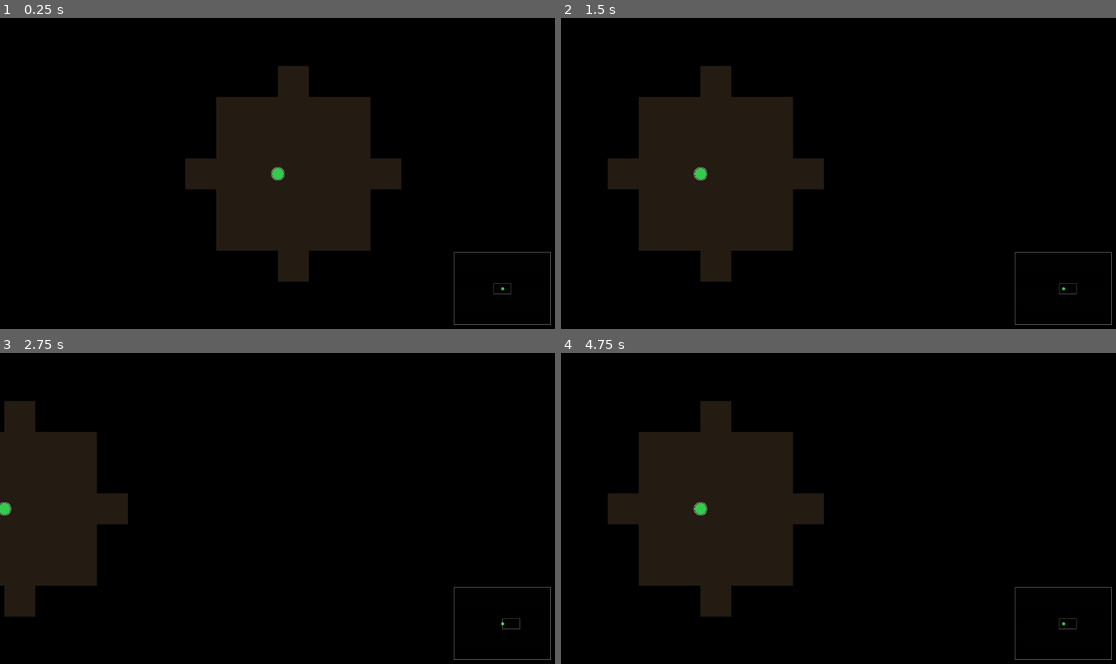
Above: before the commit, frames 1-4 (two rows, left to right).
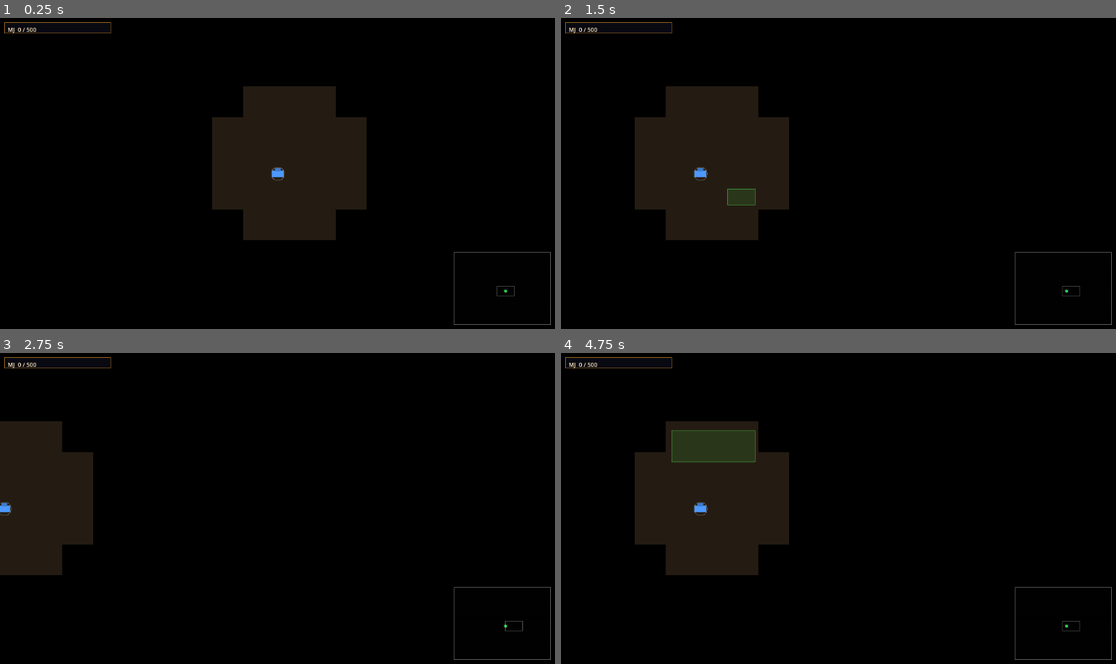
Above: after the commit, the same moments.

Repository: AkshayAshokCode/MechaRTS
Game: Godot game, scene res://scenes/Match.tscn
Same seed, same stepped clock (60 frames per second), same inputs: the game is played once before the commit and once after it.
Inputs (mouse positions are in pixels of both pictures, inside the frame that each line leads up to):
- Up to frame 1 (0.25 s): no input
- Up to frame 2 (1.5 s): tap Enter at 0.5 s; move the mouse to (960, 157) at 0.52 s; hold D 0.53-1.25 s; click (960, 157) at 0.67 s; drag from (727, 189) to (810, 235) at 1.27 s
- Up to frame 3 (2.75 s): move the mouse to (333, 440) at 2.02 s; hold D from 2.03 s (still down); click (333, 440) at 2.17 s
- Up to frame 4 (4.75 s): release D at 2.75 s; drag from (810, 570) to (672, 461) at 2.77 s; move the mouse to (1005, 555) at 3.52 s; hold A 3.53-4.25 s; click (1005, 555) at 3.67 s; drag from (672, 461) to (755, 430) at 4.27 s

The runs differ from the first frame. In frame 1, 5.7% of the frame differs, in the area x 0-93%, y 1-90%; in frame 2, 5.9%; in frame 3, 3.7%; in frame 4, 7.2%, in the area x 0-94%, y 1-90%.

Commit message:
motion added

Diff:
--- a/scripts/FogOfWar.gd
+++ b/scripts/FogOfWar.gd
@@ -35,6 +35,8 @@
 	_sprite.scale          = Vector2(CELL_SIZE, CELL_SIZE)
 	_sprite.texture_filter = CanvasItem.TEXTURE_FILTER_NEAREST
 	add_child(_sprite)
+	# Reveal starting positions immediately (deferred so unit _ready() runs first)
+	call_deferred("_update_vision")
 
 func _process(delta: float) -> void:
 	_timer += delta
--- /dev/null
+++ b/scripts/HUD.gd
@@ -0,0 +1,32 @@
+extends Control
+
+const BAR_RECT  := Rect2(10.0, 10.0, 220.0, 22.0)
+const PAD       := Vector2(6.0, 3.0)
+
+func _ready() -> void:
+	GameState.energy_changed.connect(func(_v: float) -> void: queue_redraw())
+	queue_redraw()
+
+func _draw() -> void:
+	var energy := GameState.energy
+	var cap    := GameState.energy_cap
+
+	# Bar background
+	draw_rect(BAR_RECT, Color(0.04, 0.04, 0.08, 0.88))
+
+	# Energy fill
+	var fill_w := (BAR_RECT.size.x - 2.0) * clampf(energy / cap, 0.0, 1.0)
+	if fill_w > 0.0:
+		var fill_color := Color(1.0, 0.55, 0.08) if energy < cap * 0.25 else Color(1.0, 0.65, 0.10)
+		draw_rect(Rect2(BAR_RECT.position + Vector2(1.0, 1.0), Vector2(fill_w, BAR_RECT.size.y - 2.0)),
+			fill_color)
+
+	# Border
+	draw_rect(BAR_RECT, Color(0.75, 0.50, 0.15, 0.90), false, 1.0)
+
+	# Label inside bar
+	var font    := ThemeDB.fallback_font
+	var fs      := 12
+	var label   := "MJ  %.0f / %.0f" % [energy, cap]
+	var baseline := BAR_RECT.position + Vector2(PAD.x, BAR_RECT.size.y - PAD.y)
+	draw_string(font, baseline, label, HORIZONTAL_ALIGNMENT_LEFT, -1, fs, Color(1.0, 0.92, 0.75))
--- /dev/null
+++ b/scripts/HoverTruck.gd
@@ -0,0 +1,61 @@
+extends "res://scripts/Unit.gd"
+
+const DOCK_DISTANCE := 50.0  # world px — node edge + margin
+const COLOR_IDLE      := Color(0.30, 0.60, 1.00)
+const COLOR_SELECTED  := Color(0.50, 0.80, 1.00)
+const COLOR_HARVESTING := Color(1.00, 0.70, 0.10)
+
+var harvest_target: Node = null
+var _harvesting    := false
+var _harvest_rate  := 0.0
+
+func _ready() -> void:
+	super._ready()
+	vision_range = 180.0
+
+func harvest(node: Node) -> void:
+	_stop_harvest()
+	harvest_target = node
+	move_target    = (node as Node2D).global_position
+
+func stop_harvesting() -> void:
+	_stop_harvest()
+
+func _stop_harvest() -> void:
+	if harvest_target != null and is_instance_valid(harvest_target):
+		harvest_target.release_harvester(self)
+	harvest_target = null
+	_harvesting    = false
+	_harvest_rate  = 0.0
+
+func _physics_process(delta: float) -> void:
+	if harvest_target != null and not _harvesting:
+		var dist := global_position.distance_to((harvest_target as Node2D).global_position)
+		if dist <= DOCK_DISTANCE:
+			if harvest_target.assign_harvester(self):
+				_harvesting   = true
+				_harvest_rate = harvest_target.harvest_rate
+				move_target   = global_position  # stop moving
+
+	if _harvesting:
+		if not is_instance_valid(harvest_target):
+			_stop_harvest()
+		else:
+			GameState.add_energy(_harvest_rate * delta)
+		queue_redraw()
+	else:
+		super._physics_process(delta)
+
+func _draw() -> void:
+	var body_col := COLOR_HARVESTING if _harvesting else (COLOR_SELECTED if selected else COLOR_IDLE)
+	# Rectangular truck body
+	draw_rect(Rect2(-RADIUS, -RADIUS * 0.55, RADIUS * 2.0, RADIUS * 1.1), body_col)
+	# Cab
+	draw_rect(Rect2(-RADIUS * 0.5, -RADIUS, RADIUS, RADIUS * 0.55), body_col.darkened(0.2))
+	# Outline
+	draw_arc(Vector2.ZERO, RADIUS + 2.0, 0.0, TAU, 24, Color(1.0, 1.0, 1.0, 0.35), 1.0)
+	if selected:
+		draw_arc(Vector2.ZERO, RADIUS + 6.0, 0.0, TAU, 32, COLOR_SELECTED * Color(1,1,1,0.7), 1.5)
+	if _harvesting:
+		# Pulsing harvest ring
+		draw_arc(Vector2.ZERO, RADIUS + 9.0, 0.0, TAU, 32, Color(1.0, 0.65, 0.1, 0.65), 2.0)
--- /dev/null
+++ b/scripts/LavaNode.gd
@@ -0,0 +1,39 @@
+extends Node2D
+
+const RADIUS        := 32.0
+const MAX_HARVESTERS := 2
+
+var harvest_rate: float = 40.0  # MJ/sec per docked truck
+var _harvesters: Array = []
+var _pulse := 0.0
+
+func _ready() -> void:
+	add_to_group("lava_nodes")
+
+func _process(delta: float) -> void:
+	_pulse = fmod(_pulse + delta * 2.5, TAU)
+	queue_redraw()
+
+func assign_harvester(truck: Node) -> bool:
+	if _harvesters.size() >= MAX_HARVESTERS:
+		return false
+	if truck not in _harvesters:
+		_harvesters.append(truck)
+	return true
+
+func release_harvester(truck: Node) -> void:
+	_harvesters.erase(truck)
+
+func _draw() -> void:
+	var p := (sin(_pulse) + 1.0) * 0.5  # 0..1
+
+	# Outer glow
+	draw_circle(Vector2.ZERO, RADIUS + 10.0 + p * 6.0, Color(1.0, 0.3, 0.0, 0.10))
+	draw_circle(Vector2.ZERO, RADIUS + 5.0,             Color(1.0, 0.4, 0.0, 0.20))
+	# Core layers
+	draw_circle(Vector2.ZERO, RADIUS,          Color(0.85, 0.25, 0.04))
+	draw_circle(Vector2.ZERO, RADIUS * 0.62,   Color(1.00, 0.55, 0.10))
+	draw_circle(Vector2.ZERO, RADIUS * 0.32,   Color(1.00, 0.88, 0.50))
+	# Harvester-docked ring
+	if not _harvesters.is_empty():
+		draw_arc(Vector2.ZERO, RADIUS + 3.0, 0.0, TAU, 32, Color(0.2, 1.0, 0.4, 0.85), 2.5)
--- a/scripts/Match.gd
+++ b/scripts/Match.gd
@@ -1,6 +1,13 @@
 extends Node2D
 
 const MAP_SIZE := Vector2(6400.0, 4800.0)
+
+const LAVA_POSITIONS: Array = [
+	Vector2(800,  700),  Vector2(5600,  700),
+	Vector2(900,  2400), Vector2(5500, 2400),
+	Vector2(800,  4100), Vector2(5600, 4100),
+	Vector2(3200, 2400),
+]
 
 func _ready() -> void:
 	var world := Node2D.new()
@@ -12,33 +19,45 @@
 	bg.size = MAP_SIZE
 	world.add_child(bg)
 
+	# Lava nodes (terrain layer, below units)
+	for pos in LAVA_POSITIONS:
+		var node: Node2D = preload("res://scripts/LavaNode.gd").new()
+		node.position  = pos
+		node.z_index   = 10
+		world.add_child(node)
+
+	# Fog of war (above everything on the map)
 	var fog: Node2D = preload("res://scripts/FogOfWar.gd").new()
-	fog.name = "FogOfWar"
+	fog.name    = "FogOfWar"
 	fog.z_index = 100
 	world.add_child(fog)
 
-	var unit: Node2D = preload("res://scripts/Unit.gd").new()
-	unit.name = "TestUnit"
-	unit.position = MAP_SIZE / 2.0
-	unit.z_index = 50
-	world.add_child(unit)
+	# Starting Hover Truck
+	var truck: Node2D = preload("res://scripts/HoverTruck.gd").new()
+	truck.name     = "HoverTruck1"
+	truck.position = MAP_SIZE / 2.0 + Vector2(200, 150)
+	truck.z_index  = 50
+	world.add_child(truck)
 
+	# Selection / input handler
 	var sel: Node2D = preload("res://scripts/SelectionManager.gd").new()
-	sel.name = "SelectionManager"
+	sel.name    = "SelectionManager"
 	sel.z_index = 200
 	world.add_child(sel)
 
+	# Camera
 	var cam: Camera2D = preload("res://scripts/CameraRig.gd").new()
-	cam.name = "CameraRig"
-	cam.position = MAP_SIZE / 2.0
+	cam.name     = "CameraRig"
+	cam.position = MAP_SIZE / 2.0 + Vector2(200, 150)
 	add_child(cam)
 
-	var mm_layer := CanvasLayer.new()
-	mm_layer.layer = 10
-	add_child(mm_layer)
+	# UI layer (HUD + MiniMap)
+	var ui := CanvasLayer.new()
+	ui.layer = 10
+	add_child(ui)
 
-	var mm: Control = preload("res://scripts/MiniMap.gd").new()
-	mm.name = "MiniMap"
-	mm.set_anchors_and_offsets_preset(Control.PRESET_FULL_RECT)
-	mm.mouse_filter = Control.MOUSE_FILTER_IGNORE
-	mm_layer.add_child(mm)
+	for script_path in ["res://scripts/HUD.gd", "res://scripts/MiniMap.gd"]:
+		var ctrl: Control = load(script_path).new()
+		ctrl.set_anchors_and_offsets_preset(Control.PRESET_FULL_RECT)
+		ctrl.mouse_filter = Control.MOUSE_FILTER_IGNORE
+		ui.add_child(ctrl)
--- a/scripts/SelectionManager.gd
+++ b/scripts/SelectionManager.gd
@@ -1,18 +1,31 @@
 extends Node2D
 
-const DRAG_THRESHOLD := 5.0
+const DRAG_THRESHOLD := 12.0  # screen-space pixels before press+move = drag
 
-var _drag_start := Vector2.ZERO
-var _dragging   := false
+# Must match MiniMap constants
+const MM_SIZE   := Vector2(200.0, 150.0)
+const MM_MARGIN := Vector2(10.0, 10.0)
 
-func _unhandled_input(event: InputEvent) -> void:
+var _drag_start_world  := Vector2.ZERO
+var _drag_start_screen := Vector2.ZERO
+var _dragging          := false
+
+func _input(event: InputEvent) -> void:
+	if not event is InputEventMouseButton and not event is InputEventMouseMotion:
+		return
+
 	if event is InputEventMouseButton:
 		var mb := event as InputEventMouseButton
 
+		# Let minimap handle its own area
+		if _in_minimap(mb.position):
+			return
+
 		if mb.button_index == MOUSE_BUTTON_LEFT:
 			if mb.pressed:
-				_drag_start = get_global_mouse_position()
-				_dragging   = false
+				_drag_start_world  = get_global_mouse_position()
+				_drag_start_screen = mb.position
+				_dragging          = false
 			else:
 				if _dragging:
 					_box_select()
@@ -20,14 +33,21 @@
 					_point_select(get_global_mouse_position())
 				_dragging = false
 				queue_redraw()
+			get_viewport().set_input_as_handled()
 
 		elif mb.button_index == MOUSE_BUTTON_RIGHT and mb.pressed:
-			_order_move(get_global_mouse_position())
+			var world_pos := get_global_mouse_position()
+			var lava      := _lava_node_at(world_pos)
+			if lava:
+				_order_harvest(lava)
+			else:
+				_order_move(world_pos)
+			get_viewport().set_input_as_handled()
 
 	if event is InputEventMouseMotion and Input.is_mouse_button_pressed(MOUSE_BUTTON_LEFT):
-		if not _dragging:
-			if get_global_mouse_position().distance_to(_drag_start) > DRAG_THRESHOLD:
-				_dragging = true
+		var dist := (event as InputEventMouseMotion).position.distance_to(_drag_start_screen)
+		if not _dragging and dist > DRAG_THRESHOLD:
+			_dragging = true
 		if _dragging:
 			queue_redraw()
 
@@ -35,14 +55,18 @@
 	if not _dragging:
 		return
 	var world_end := get_global_mouse_position()
-	var rect      := Rect2(_drag_start, world_end - _drag_start)
+	var rect      := Rect2(_drag_start_world, world_end - _drag_start_world)
 	draw_rect(rect, Color(0.3, 0.8, 0.3, 0.15), true)
 	draw_rect(rect, Color(0.3, 0.8, 0.3, 0.8), false, 1.0)
+
+func _in_minimap(screen_pos: Vector2) -> bool:
+	var origin := get_viewport().get_visible_rect().size - MM_SIZE - MM_MARGIN
+	return Rect2(origin, MM_SIZE).has_point(screen_pos)
 
 func _point_select(world_pos: Vector2) -> void:
 	var units     := get_tree().get_nodes_in_group("units")
 	var hit: Node = null
-	var best_dist := 20.0
+	var best_dist := 24.0
 	for unit in units:
 		var d: float = (unit as Node2D).global_position.distance_to(world_pos)
 		if d < best_dist:
@@ -54,8 +78,11 @@
 
 func _box_select() -> void:
 	var world_end := get_global_mouse_position()
-	var rect      := Rect2(_drag_start, world_end - _drag_start).abs()
-	var units     := get_tree().get_nodes_in_group("units")
+	var rect      := Rect2(_drag_start_world, world_end - _drag_start_world).abs()
+	if rect.size.length() < 10.0:
+		_point_select(get_global_mouse_position())
+		return
+	var units  := get_tree().get_nodes_in_group("units")
 	var sel: Array = []
 	for unit in units:
 		var inside: bool = rect.has_point((unit as Node2D).global_position)
@@ -64,7 +91,20 @@
 			sel.append(unit)
 	GameState.select_units(sel)
 
+func _lava_node_at(world_pos: Vector2) -> Node:
+	for node in get_tree().get_nodes_in_group("lava_nodes"):
+		if (node as Node2D).global_position.distance_to(world_pos) <= 44.0:
+			return node
+	return null
+
+func _order_harvest(node: Node) -> void:
+	for unit in get_tree().get_nodes_in_group("units"):
+		if unit.selected and unit.has_method("harvest"):
+			unit.harvest(node)
+
 func _order_move(world_pos: Vector2) -> void:
 	for unit in get_tree().get_nodes_in_group("units"):
 		if unit.selected:
+			if unit.has_method("stop_harvesting"):
+				unit.stop_harvesting()
 			unit.move_target = world_pos
